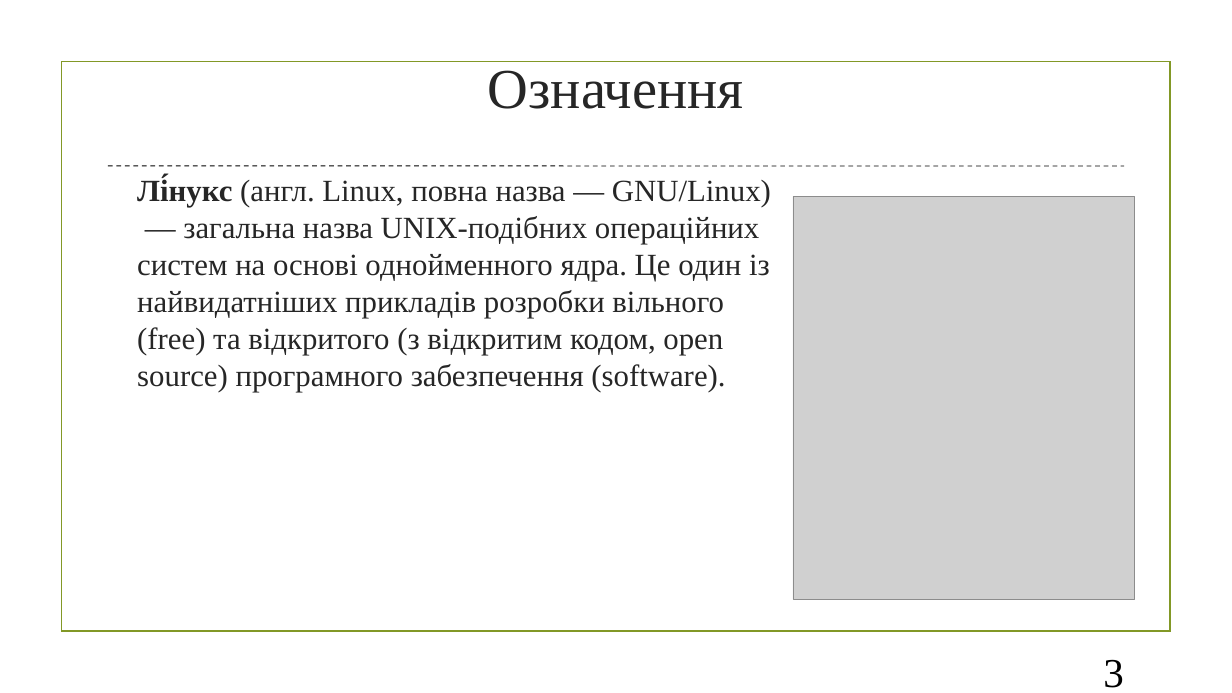
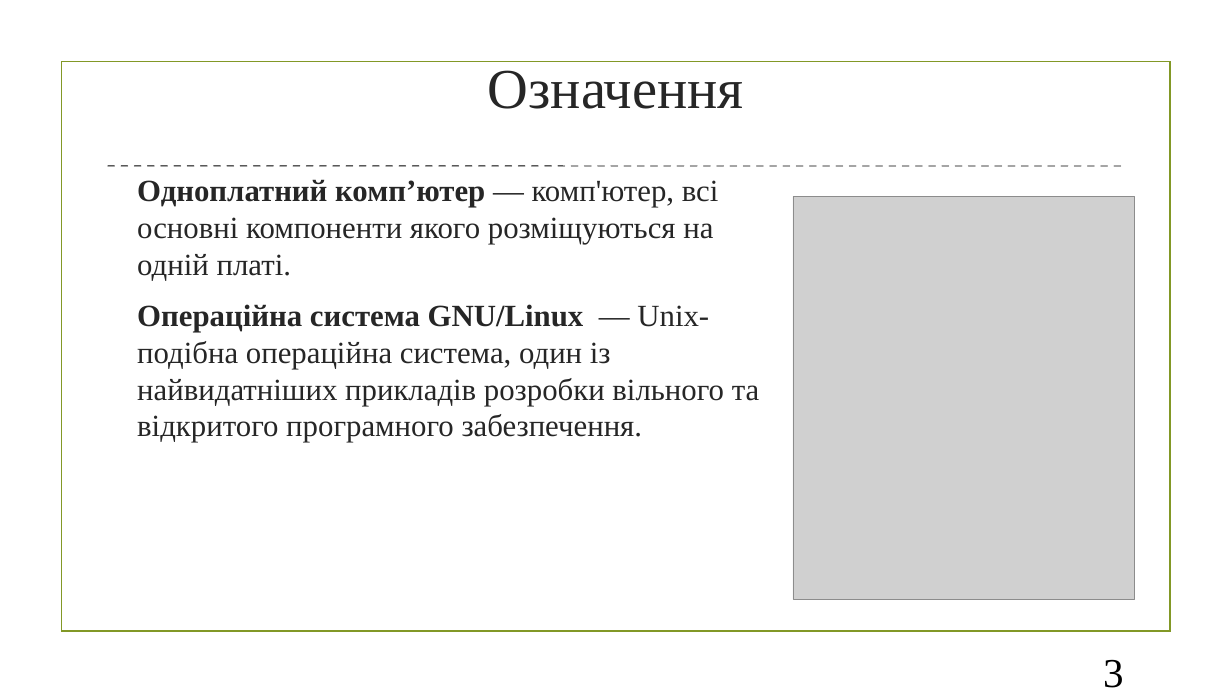
Before and after one commit to MykytaOpanyuk/AgrarInformer_diploma, a slide deck: slide 3 of presentation/Presentation_final_diploma.pptx. Drawn at 1232x693 pixels with LibreOffice and Linux fonts; fonts in the diff are those of the drawing; grey boxes stand for pictures; background and template pictures are left out. Boxes give left, top, right and bottom in pixels: in the first picture for what was removed or moved away, otherwise in the second. Text is boxed around its words. In the diff, an @@ line names an element or a change of style, - is before the commit and + after.

```diff
--- a/presentation/Presentation_final_diploma.pptx
+++ b/presentation/Presentation_final_diploma.pptx
@@ text at [137,179,759,443]: text changed @@
-Лі́нукс (англ. Linux, повна назва — GNU/Linux) — загальна назва UNIX-подібних операційних систем на основі однойменного ядра. Це один із найвидатніших прикладів розробки вільного (free) та відкритого (з відкритим кодом, open source) програмного забезпечення (software).
+Одноплатний комп’ютер — комп'ютер, всі основні компоненти якого розміщуються на одній платі.
+Операційна система GNU/Linux — Unix-подібна операційна система, один із найвидатніших прикладів розробки вільного та відкритого програмного забезпечення.
```
Also in this commit, not shown: 10 other slides changed, 2 slides added, 2 slides removed, 6 other files.
